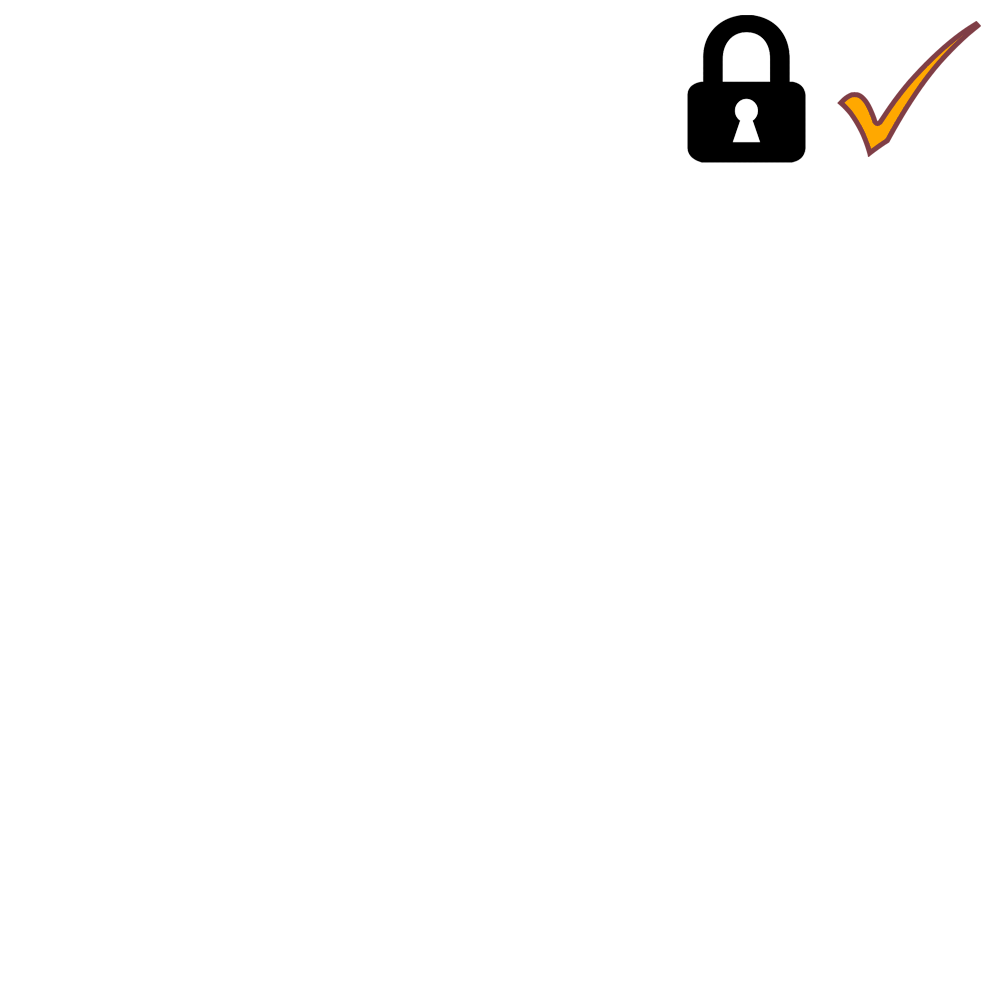
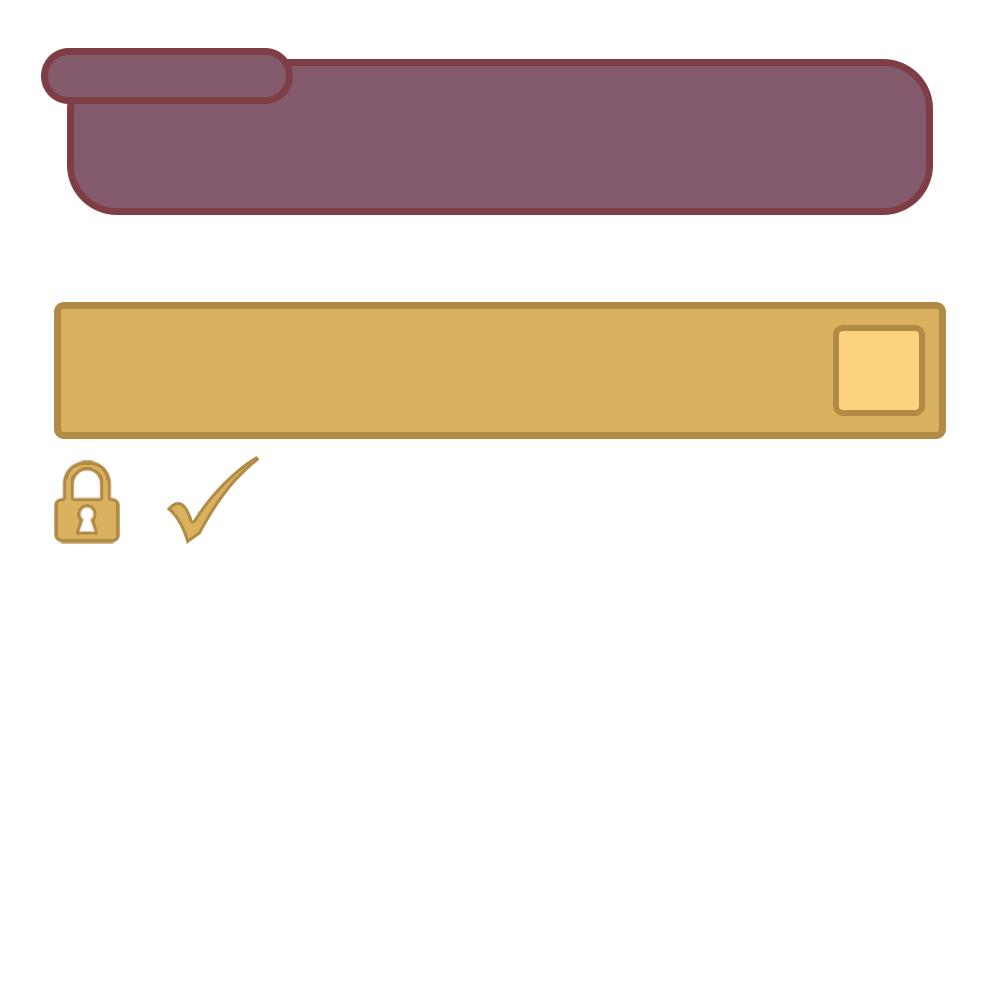
The second (1000, 1000) image is a revision of the first. Changes to its layers:
painted on "Layer 2" over left=54, top=15, right=806, bottom=544
painted on "Layer 1" over left=167, top=21, right=981, bottom=544
added layer "Rounded Rectangle 3 copy" above "Rounded Rectangle 3" over left=833, top=325, right=925, bottom=416
added layer "Rounded Rectangle 3" above "Rounded Rectangle 2" over left=54, top=302, right=946, bottom=439
added layer "Rounded Rectangle 2" above "Rounded Rectangle 1" over left=41, top=48, right=293, bottom=104
added layer "Rounded Rectangle 1" over left=67, top=59, right=933, bottom=215
